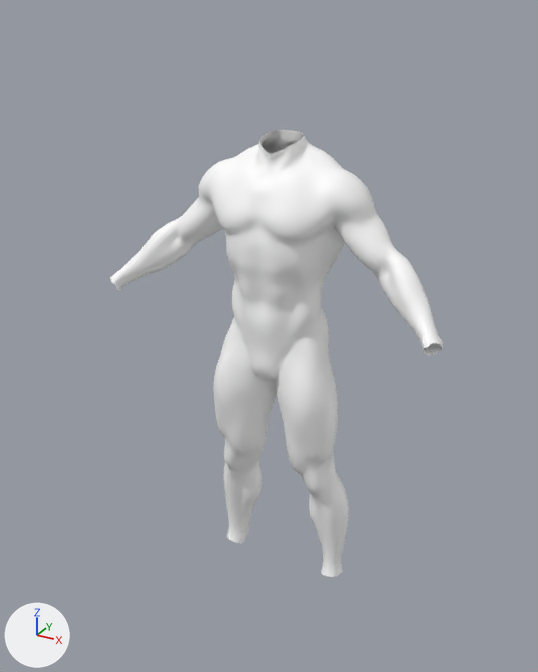
What one commit did to the glTF model client/grizzly_bear/grizzly.glb.
The view is the same before and after, from a 50 mm lens placed at (0.961, -1.798, 1.834), pointed at (0.02, -0.086, 0.978). Every picture has the same lights, and +X, +Y and +Z are marked at lower left. Vertices at the same position are counted once.

Objects in the first picture: 'male_Base_mesh'.
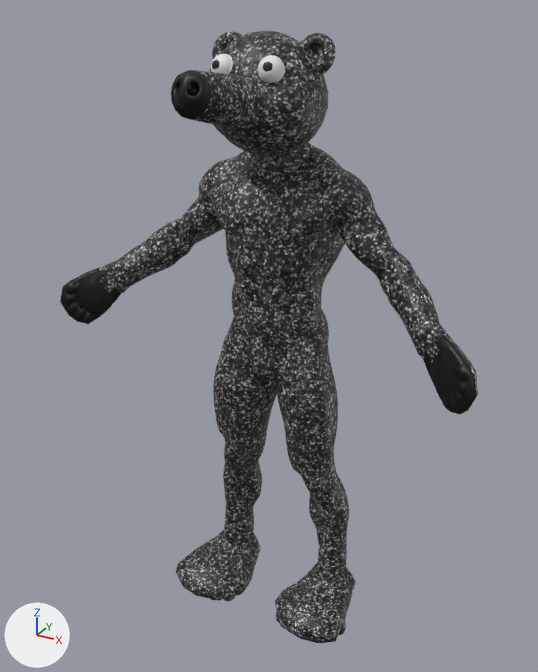
Where the newer file only moved an object's origin or applied its transform, the numbers keep the older frame.

Edits to the scene script, one JSON object a line:
```json
{"op": "add", "block": "img_furbump", "code": ["img_furbump = load_image('furbump', '_unpacked/furbump', 225, 225, 'sRGB')"]}
{"op": "add", "block": "mat_material_003", "code": ["mat_material_003 = bpy.data.materials.new('Material.003')", "# nodes: BsdfPrincipled, Mix, OutputMaterial, VertexColor", "# colours: white #e7e7e7"]}
{"op": "add", "block": "mat_material", "code": ["mat_material = bpy.data.materials.new('Material')", "# uses the picture img_furbump"]}
{"op": "add", "block": "mat_material_001", "code": ["mat_material_001 = bpy.data.materials.new('Material.001')", "# nodes: BsdfPrincipled, Mix, OutputMaterial, VertexColor", "# colours: black #000000"]}
{"block": "me_male_base_mesh", "where": "# used by ob_male_base_mesh; location = (0.0, 0.0, 0.0)"}
{"op": "remove", "block": "me_male_base_mesh", "code": "me_male_base_mesh.from_pydata(...)  # 8271 vertices, 16348 faces; spans x -0.522..0.522, y -0.144..0.146, z 0.085..1.529"}
{"op": "add", "block": "me_male_base_mesh", "code": "me_male_base_mesh.from_pydata(...)  # 9407 vertices, 18905 faces; spans x -0.644..0.644, y -0.431..0.146, z -0.009..1.785"}
{"block": "me_male_base_mesh", "change": "me_male_base_mesh part 1: 460 vertices moved from x -0.492..0.492, y -0.095..0.025, z 1.063..1.497 to x -0.493..0.493, y -0.091..0.025, z 1.065..1.531; 1536 vertices removed from x -0.522..0.522, y -0.144..0.13, z 0.788..1.529; 1851 vertices added at x -0.644..0.644, y -0.431..0.111, z 0.927..1.785"}
{"block": "me_male_base_mesh", "change": "me_male_base_mesh part 2: 415 vertices moved from x -0.224..0.224, y 0.01..0.11, z 0.085..0.254 to x -0.233..0.231, y -0.005..0.118, z 0.083..0.254; 66 vertices removed from x -0.218..0.218, y 0.008..0.099, z 0.085..0.116; 887 vertices added at x -0.305..0.304, y -0.214..0.123, z -0.009..0.12"}
{"block": "me_male_base_mesh", "change": "me_male_base_mesh part 3: 12048 faces spanning x -0.493..0.493, y -0.124..0.146, z 0.083..1.488 switch from mat_material_002 to mat_material"}
{"op": "add", "block": "me_male_base_mesh", "code": "me_male_base_mesh.materials.append(mat_material_003)"}
{"op": "add", "block": "me_male_base_mesh", "code": "me_male_base_mesh.materials.append(mat_material_001)"}
```

Location of each change, [x1, y1, x2, y2] in pixels of the pictures (538 x 672 px; the box of a moved part takes in the faces that stretch with it):
```json
{"object": "male_Base_mesh", "change": "reshaped", "before": [110, 130, 443, 577], "after": [60, 30, 478, 643], "on screen": "25% wider, 37% taller"}
{"part": 1, "of": "me_male_base_mesh", "change": "moved or reshaped", "before": [110, 130, 443, 381], "after": [60, 30, 478, 414]}
{"part": 2, "of": "me_male_base_mesh", "change": "built on", "before": [226, 503, 347, 577], "after": [176, 503, 356, 643]}
{"part": 3, "of": "me_male_base_mesh", "change": "recoloured", "before": [160, 150, 416, 539], "after": [160, 150, 416, 539], "on screen": "white to grey"}
```
